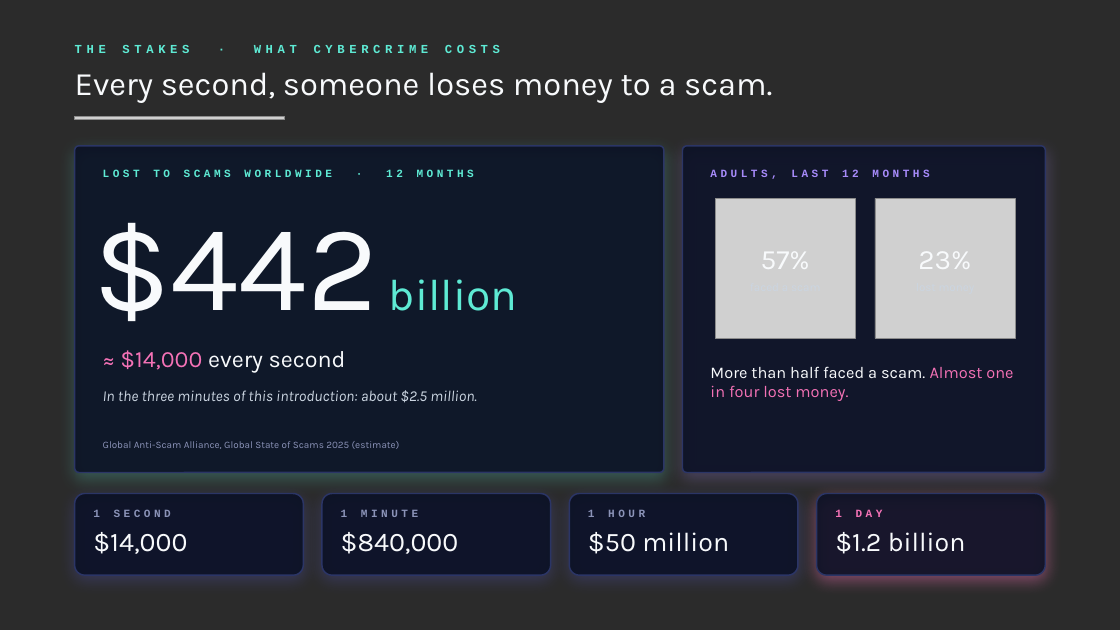
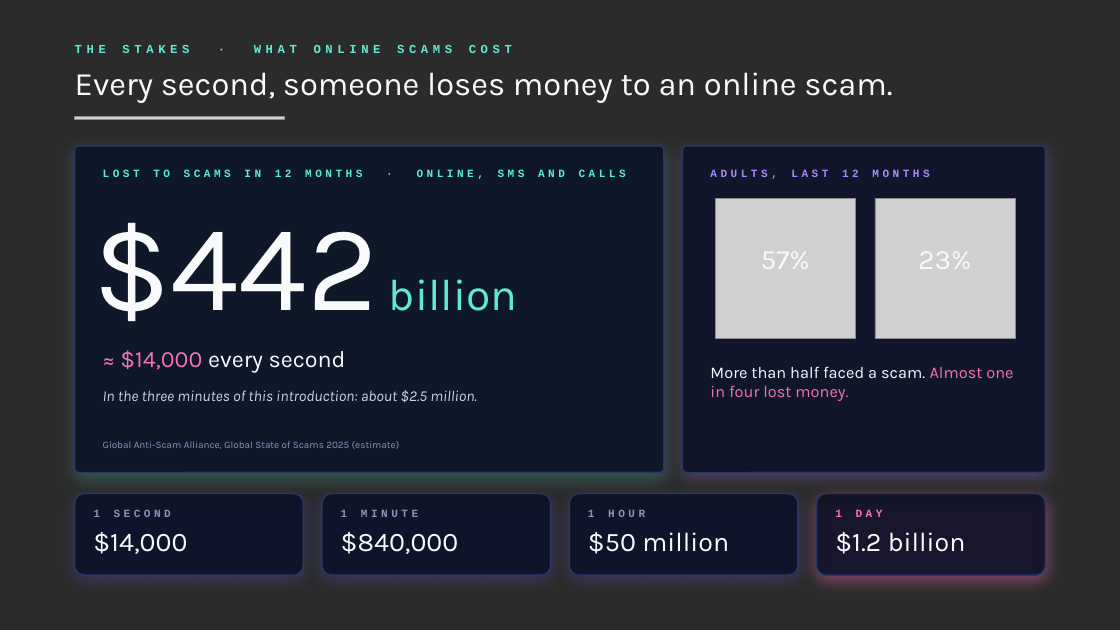
Before and after one commit to jeet42-byte/bangladesh-crime-monitor, a slide deck: slide 1 of cybercrime-assignment/five-apps-group/Five_Apps_One_Pocket_Group_Q_The_Stakes.pptx. Drawn at 1120x630 pixels with LibreOffice and Linux fonts; fonts in the diff are those of the drawing; grey boxes stand for pictures; background and template pictures are left out; a plain dark background stands for a picture behind light text. Boxes give left, top, right and bottom in pixels: in the first picture for what was removed or moved away, otherwise in the second. Text is boxed around its words. In the diff, an @@ line names an element or a change of style, - is before the commit and + after.

```diff
--- a/cybercrime-assignment/five-apps-group/Five_Apps_One_Pocket_Group_Q_The_Stakes.pptx
+++ b/cybercrime-assignment/five-apps-group/Five_Apps_One_Pocket_Group_Q_The_Stakes.pptx
@@ text at <box>75,45,512,53</box>: text changed @@
-THE STAKES · WHAT CYBERCRIME COSTS
+THE STAKES · WHAT ONLINE SCAMS COST
@@ text at <box>75,72,892,103</box>: text changed @@
-Every second, someone loses money to a scam.
+Every second, someone loses money to an online scam.
@@ text at <box>103,170,626,179</box>: text changed @@
-LOST TO SCAMS WORLDWIDE · 12 MONTHS
+LOST TO SCAMS IN 12 MONTHS · ONLINE, SMS AND CALLS
```
Also in this commit, not shown: 1 other slide changed, 5 other files.
